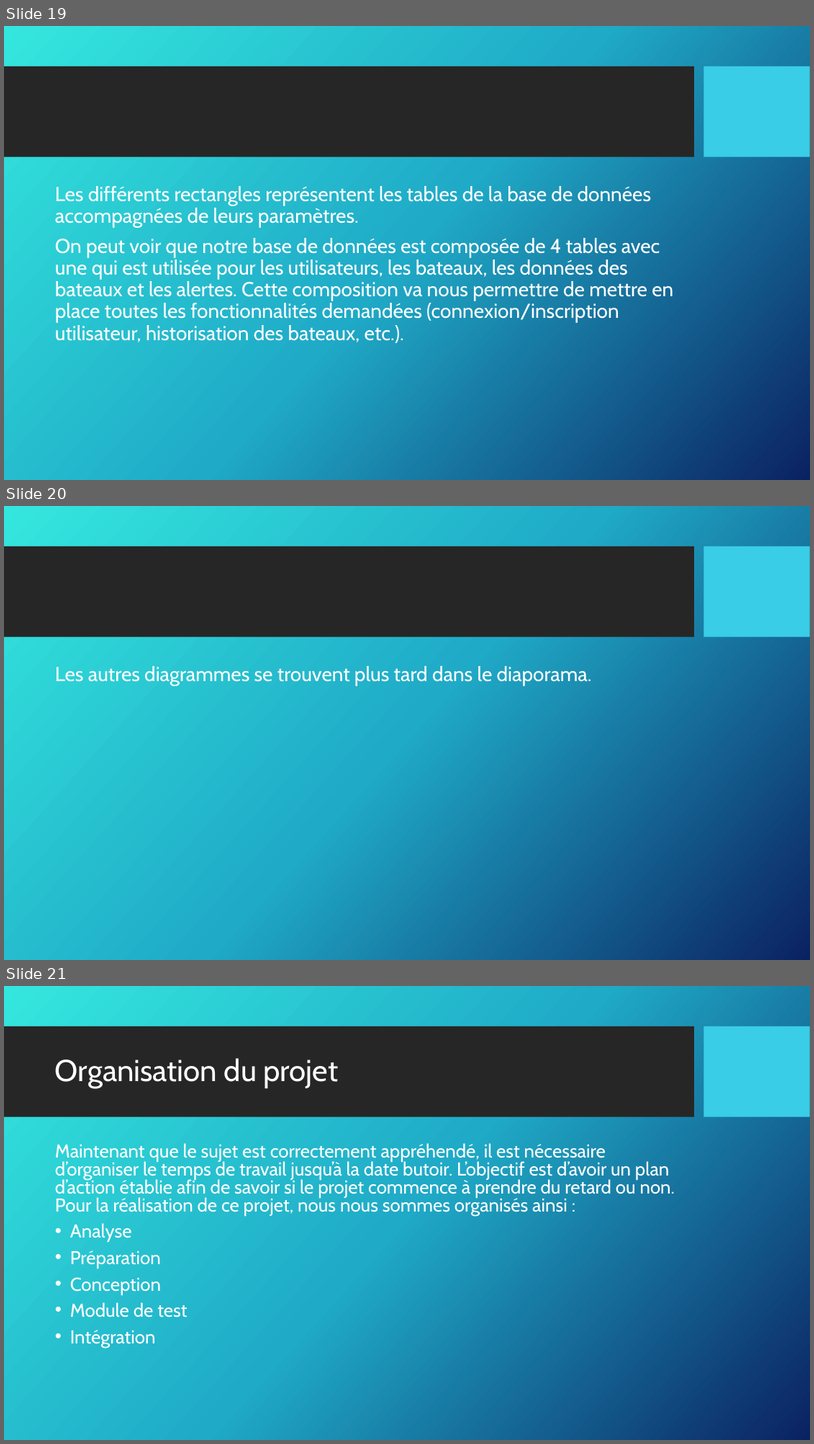
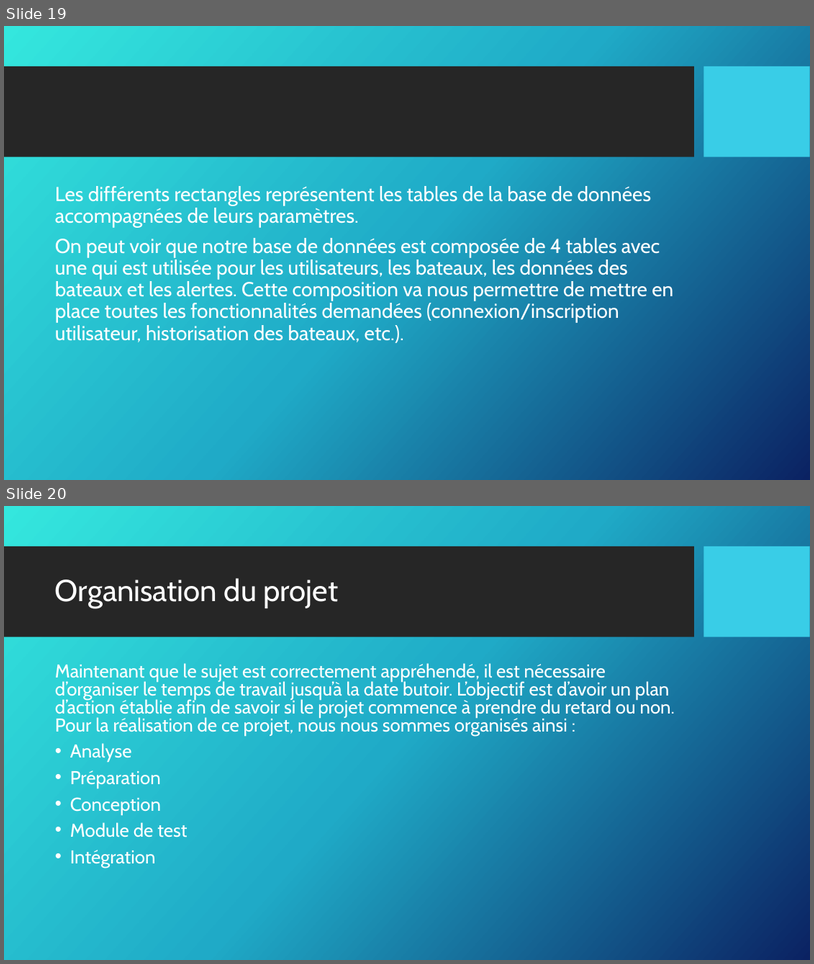
Before and after one commit to vincentsn2/Projet_BTS_Tracking_GPS, a slide deck: Dossier/Arthur/revueArthurBRICE1.pptx. Shown one above the other, each under a label of ours: slides 19, 20 and 21 before the commit, slides 19 and 20 after it. The pictures are 814x1444 and 814x964 pixels, drawn with LibreOffice and Linux fonts; fonts in the diff are those of the drawing; background and template pictures are left out. Boxes give left, top, right and bottom in pixels: in the first picture for what was removed or moved away, otherwise in the second. Text is boxed around its words. In the diff, an @@ line names an element or a change of style, - is before the commit and + after.

```diff
--- a/Dossier/Arthur/revueArthurBRICE1.pptx
+++ b/Dossier/Arthur/revueArthurBRICE1.pptx
@@ slide 20 removed at (4, 506, 810, 960), background picture (left out); not listed: 2 template elements that a slide beside it also shows @@
@@ text removed at (55, 666, 592, 685) @@
-Les autres diagrammes se trouvent plus tard dans le diaporama.
@@ what was slide 21 is now slide 20 @@
```
Also in this commit, not shown: 5 slides changed, 2 other files.
